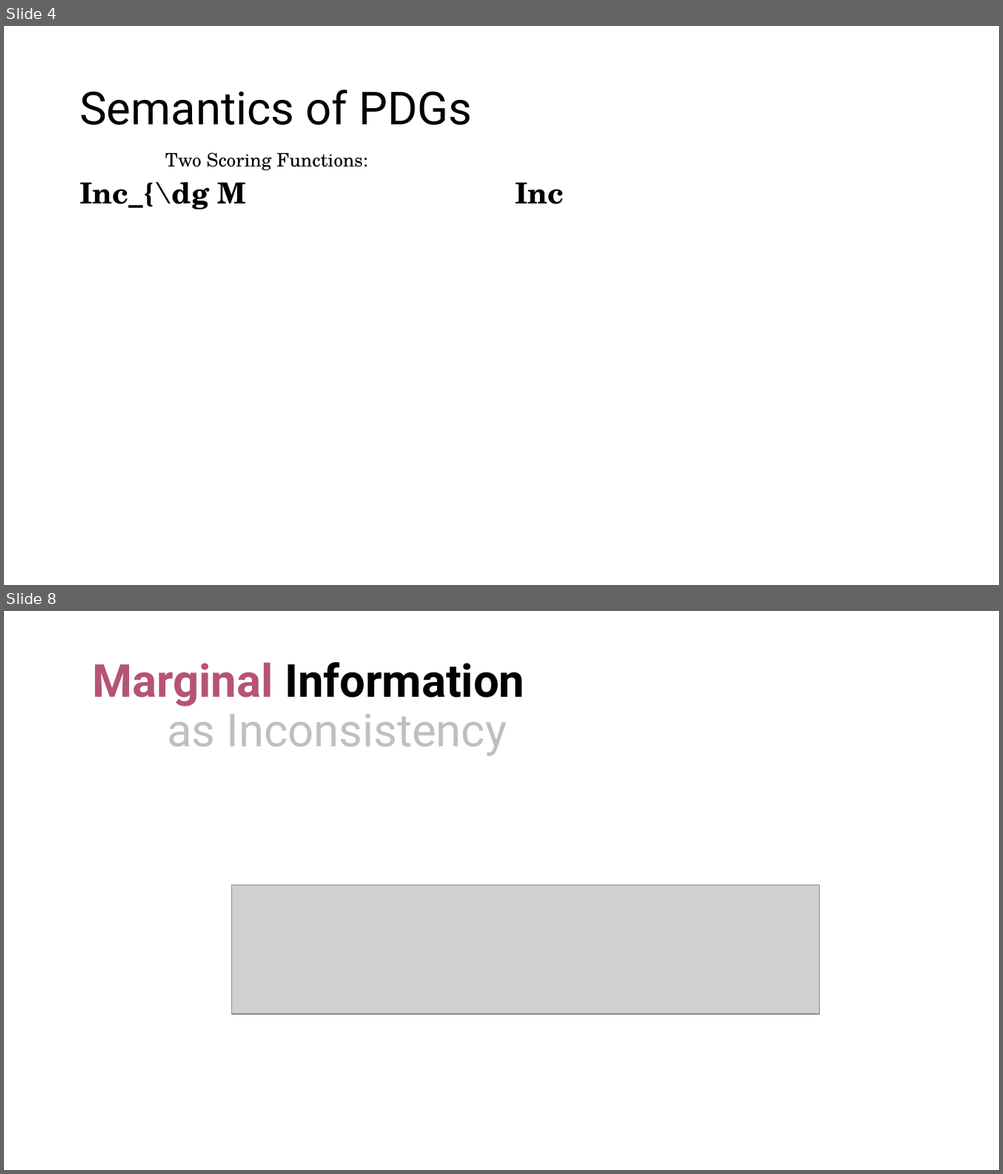
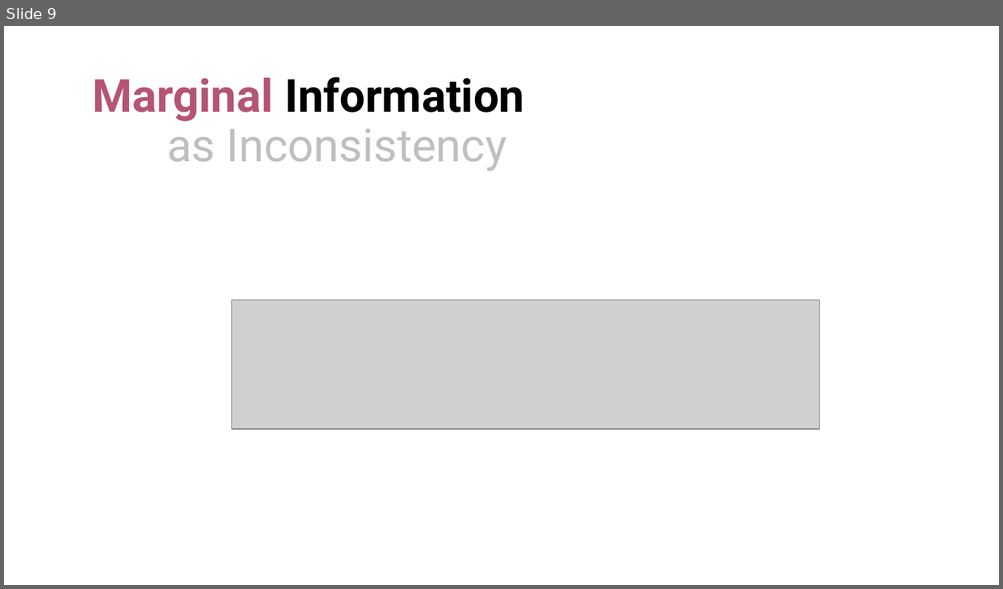
Before and after one commit to orichardson/pdg-expts, a slide deck: present/AISTATS-2022/one-true-loss.pptx. Shown one above the other, each under a label of ours: slides 4 and 8 before the commit, slide 9 after it; the slides between them are not shown. The pictures are 1003x1174 and 1003x589 pixels, drawn with LibreOffice and Linux fonts; fonts in the diff are those of the drawing; grey boxes stand for pictures. Boxes give left, top, right and bottom in pixels: in the first picture for what was removed or moved away, otherwise in the second. Text is boxed around its words. In the diff, an @@ line names an element or a change of style, - is before the commit and + after.

```diff
--- a/present/AISTATS-2022/one-true-loss.pptx
+++ b/present/AISTATS-2022/one-true-loss.pptx
@@ slide 4 removed at [4,26,999,585], background #FFFFFF @@
@@ title removed at [79,90,472,125] @@
-Semantics of PDGs
@@ text removed at [165,153,368,170] @@
-Two Scoring Functions:
@@ text removed at [79,182,245,210] @@
-Inc_{\dg M
@@ text removed at [515,182,563,204] @@
-Inc
@@ what was slide 8 is now slide 9 @@
```
Also in this commit, not shown: 11 slides changed, 7 slides added, 7 other slides removed, 1 other file.
